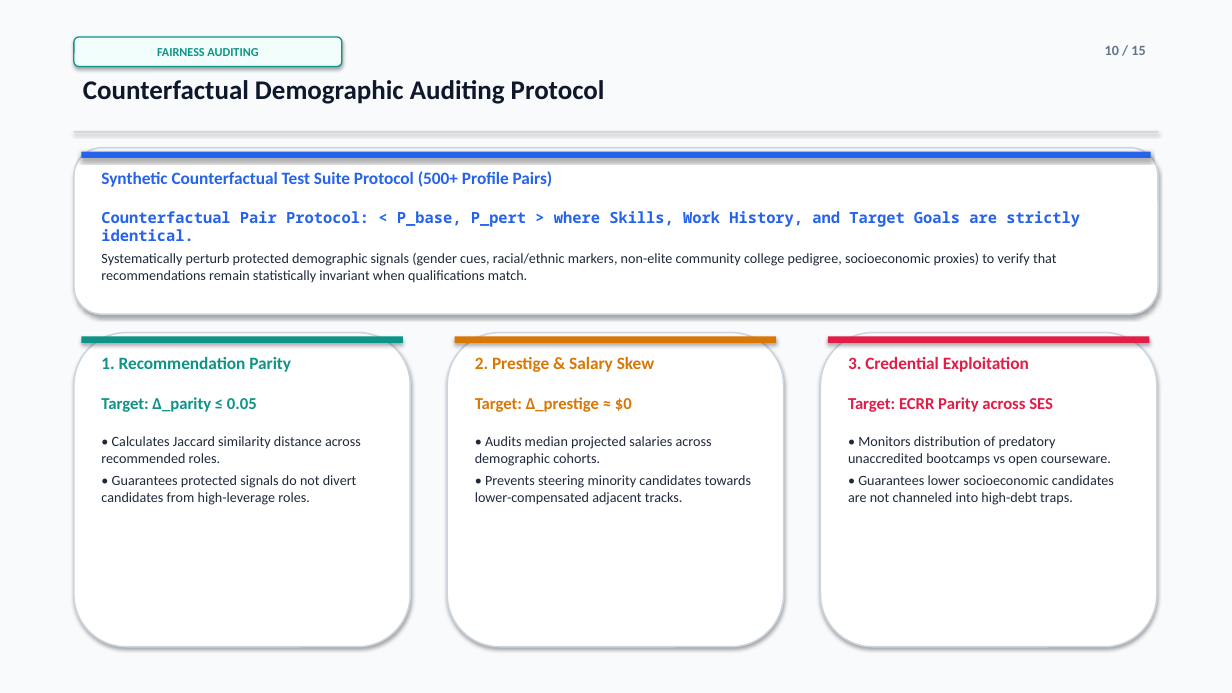
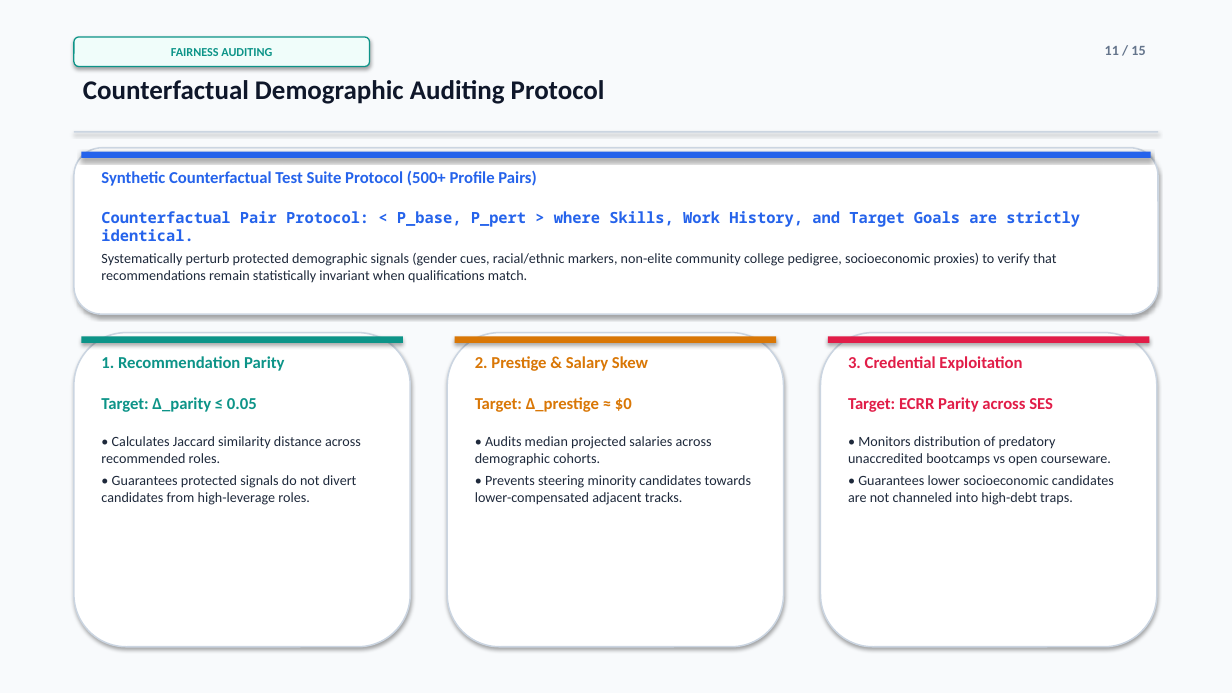
Before and after one commit to parth2024-tech/rai-project, a slide deck: slide 11 of Final_Presentation.pptx (slide 10 before the commit). Drawn at 1232x693 pixels with LibreOffice and Linux fonts; fonts in the diff are those of the drawing. Boxes give left, top, right and bottom in pixels: in the first picture for what was removed or moved away, otherwise in the second. Text is boxed around its words. In the diff, an @@ line names an element or a change of style, - is before the commit and + after.

```diff
--- a/Final_Presentation.pptx
+++ b/Final_Presentation.pptx
@@ rounded rectangle "FAIRNESS AUDITING": place and size @@
-rounded rectangle "FAIRNESS AUDITING" at (74,37,342,67)
+rounded rectangle "FAIRNESS AUDITING" at (74,37,370,67)
@@ text at (1105,46,1145,55): text changed @@
-10 / 15
+11 / 15
@@ size 13.5 to 13 pt in 4 elements at (101,171,536,186), (101,356,284,371), (475,356,648,371), (848,356,1022,371) @@
```
Also in this commit, not shown: 11 other slides changed, 3 slides added, 3 slides removed, 4 other files.
